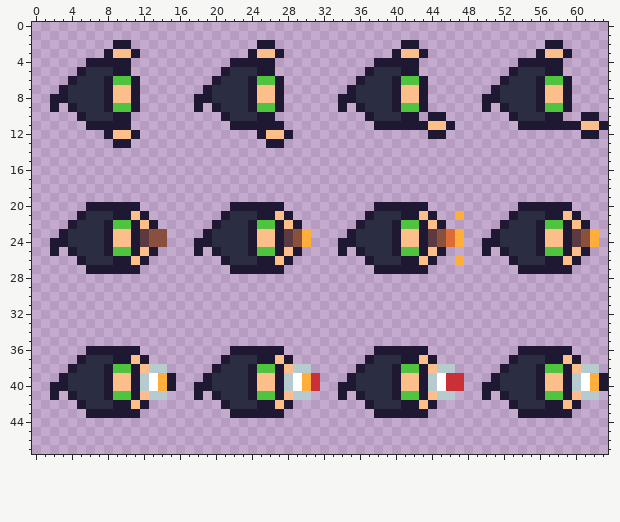
File history of a pixel-art sprite, assets/actors/player/player-test.png. The picture above was drawn from the file before the commit.
The file is 64x48 pixels.
Now the later version:
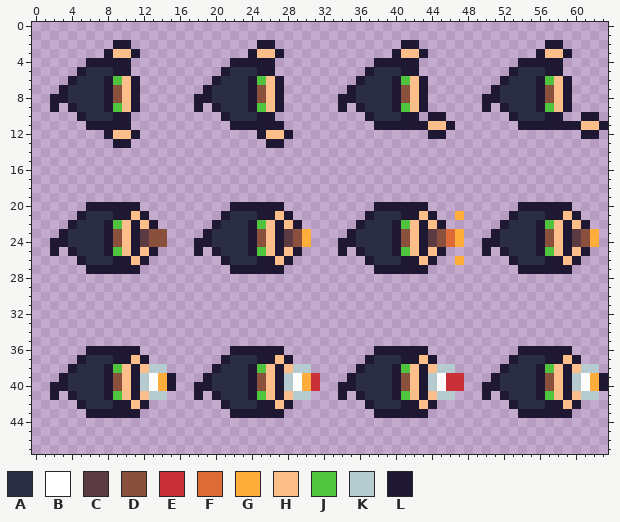
Palette (. is transparent): A #2b2e42  B #ffffff  C #5c3a41  D #8a503e  E #c93038  F #de6a38  G #ffad3b  H #fcbf8a  J #51c43f  K #b6cbcf  L #1f1833
Edits made:
{"y":6,"x":10,"old":"J","new":"H"}
{"y":6,"x":26,"old":"J","new":"H"}
{"y":6,"x":42,"old":"J","new":"H"}
{"y":6,"x":58,"old":"J","new":"H"}
{"y":7,"x":9,"old":"H","new":"D"}
{"y":7,"x":25,"old":"H","new":"D"}
{"y":7,"x":41,"old":"H","new":"D"}
{"y":7,"x":57,"old":"H","new":"D"}
{"y":8,"x":9,"old":"H","new":"D"}
{"y":8,"x":25,"old":"H","new":"D"}
{"y":8,"x":41,"old":"H","new":"D"}
{"y":8,"x":57,"old":"H","new":"D"}
{"y":9,"x":10,"old":"J","new":"H"}
{"y":9,"x":26,"old":"J","new":"H"}
{"y":9,"x":42,"old":"J","new":"H"}
{"y":9,"x":58,"old":"J","new":"H"}
{"y":22,"x":10,"old":"J","new":"H"}
{"y":22,"x":26,"old":"J","new":"H"}
{"y":22,"x":42,"old":"J","new":"H"}
{"y":22,"x":58,"old":"J","new":"H"}
{"y":23,"x":9,"old":"H","new":"D"}
{"y":23,"x":25,"old":"H","new":"D"}
{"y":23,"x":41,"old":"H","new":"D"}
{"y":23,"x":57,"old":"H","new":"D"}
{"y":24,"x":9,"old":"H","new":"D"}
{"y":24,"x":25,"old":"H","new":"D"}
{"y":24,"x":41,"old":"H","new":"D"}
{"y":24,"x":57,"old":"H","new":"D"}
{"y":25,"x":10,"old":"J","new":"H"}
{"y":25,"x":26,"old":"J","new":"H"}
{"y":25,"x":42,"old":"J","new":"H"}
{"y":25,"x":58,"old":"J","new":"H"}
{"y":38,"x":10,"old":"J","new":"H"}
{"y":38,"x":26,"old":"J","new":"H"}
{"y":38,"x":42,"old":"J","new":"H"}
{"y":38,"x":58,"old":"J","new":"H"}
{"y":39,"x":9,"old":"H","new":"D"}
{"y":39,"x":25,"old":"H","new":"D"}
{"y":39,"x":41,"old":"H","new":"D"}
{"y":39,"x":57,"old":"H","new":"D"}
{"y":40,"x":9,"old":"H","new":"D"}
{"y":40,"x":25,"old":"H","new":"D"}
{"y":40,"x":41,"old":"H","new":"D"}
{"y":40,"x":57,"old":"H","new":"D"}
{"y":41,"x":10,"old":"J","new":"H"}
{"y":41,"x":26,"old":"J","new":"H"}
{"y":41,"x":42,"old":"J","new":"H"}
{"y":41,"x":58,"old":"J","new":"H"}
